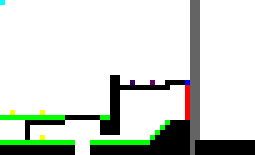
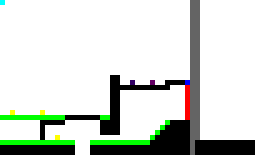
Layered file, before and after one edit (255px x 155px). Changes by layer:
painted on "Layer 1" over [25, 120, 60, 140]
